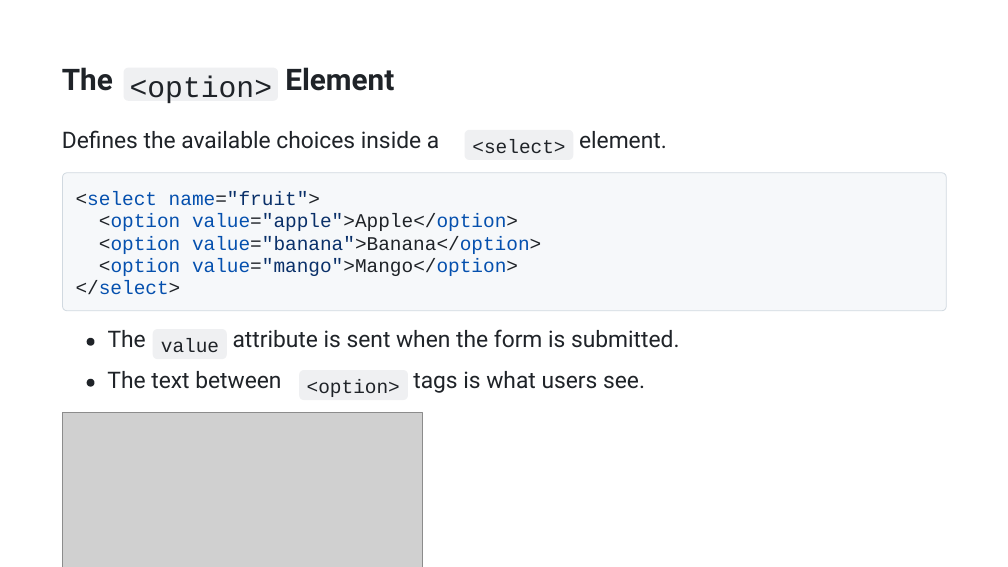
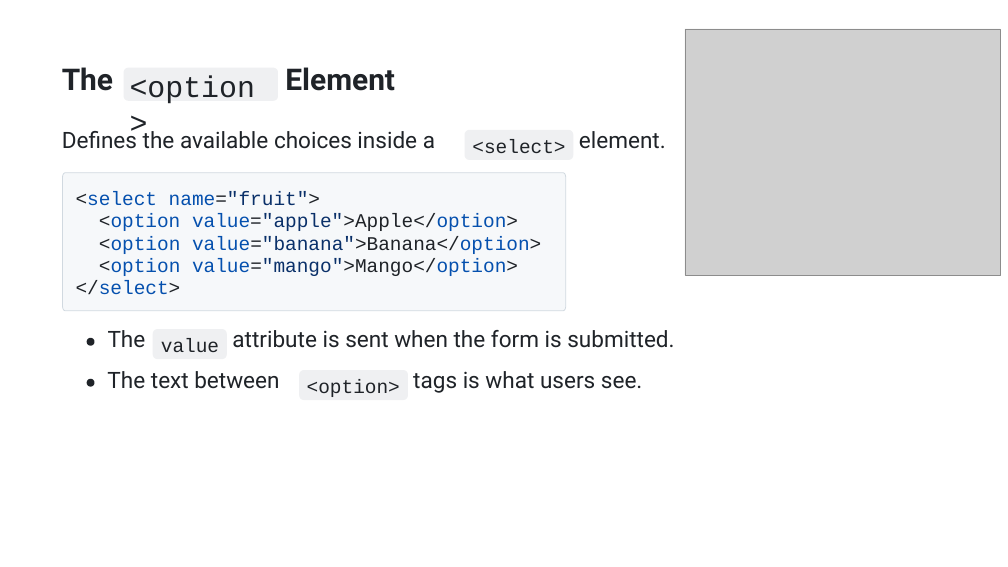
Before and after one commit to AhmedOsman101/Obsidian, a slide deck: slide 33 of src/College/yearTwo/firstTerm/WebDevelopment/tasks/presentation.pptx (slide 36 before the commit). Drawn at 1008x567 pixels with LibreOffice and Linux fonts; fonts in the diff are those of the drawing; grey boxes stand for pictures. Boxes give left, top, right and bottom in pixels: in the first picture for what was removed or moved away, otherwise in the second. Text is boxed around its words. In the diff, an @@ line names an element or a change of style, - is before the commit and + after.

```diff
--- a/src/College/yearTwo/firstTerm/WebDevelopment/tasks/presentation.pptx
+++ b/src/College/yearTwo/firstTerm/WebDevelopment/tasks/presentation.pptx
@@ picture: place and size @@
-picture at (62, 413, 422, 567)
+picture at (685, 29, 1000, 275)
@@ text "<option>" at (130, 75, 255, 103): size 28.3 to 28.5 pt @@
@@ freeform shape: place and size @@
-freeform shape at (63, 173, 947, 311)
+freeform shape at (63, 173, 566, 311)
@@ freeform shape: place and size @@
-freeform shape at (63, 173, 947, 311)
+freeform shape at (63, 173, 566, 311)
@@ size 21.7 to 21.5 pt in 4 elements at (62, 128, 435, 149), (232, 330, 674, 348), (107, 371, 279, 389), (413, 371, 642, 393) @@
```
Also in this commit, not shown: 40 other slides changed, 1 slide added, 3 slides removed, 1 other file.
